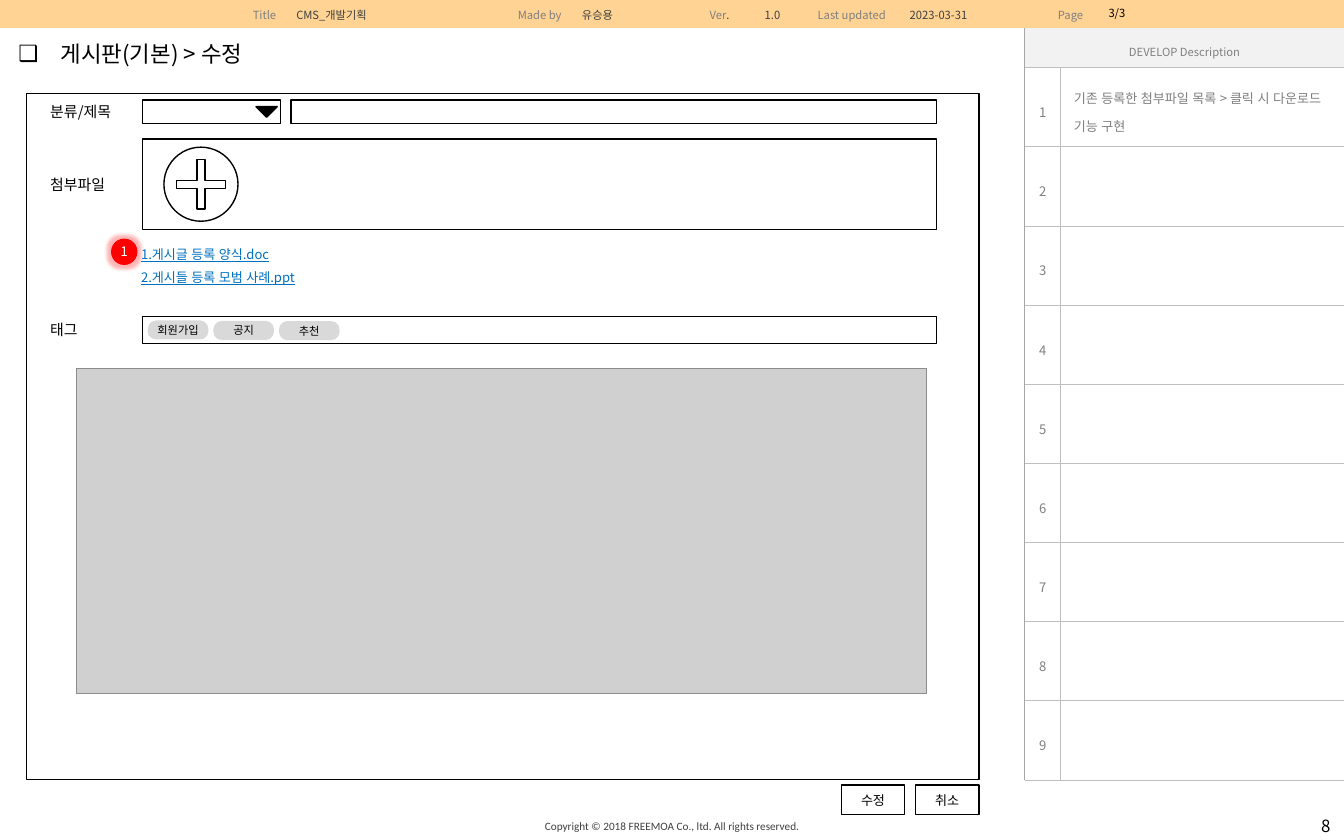
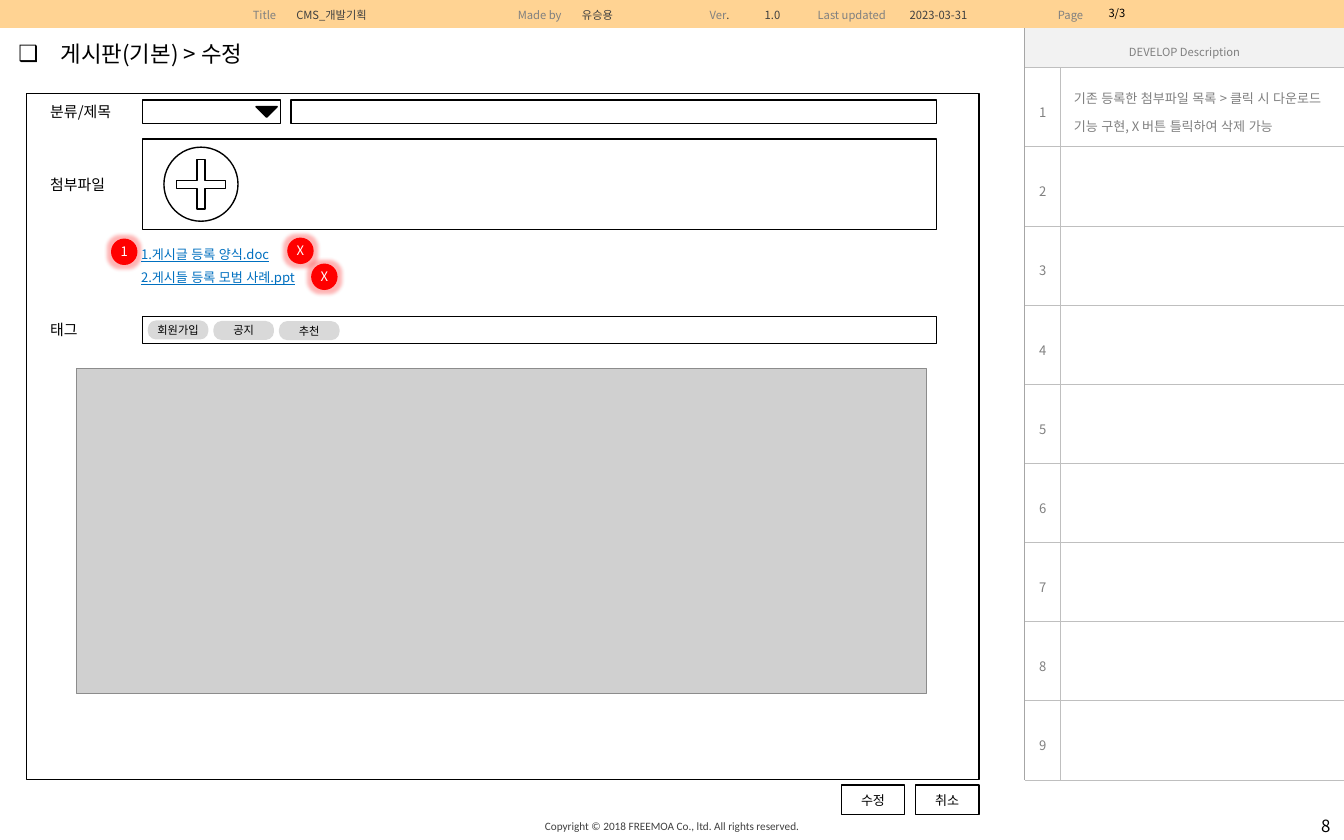
Before and after one commit to Sioria-YU/sioscms, a slide deck: slide 8 of doc/CMS_관리자_화면설계서.pptx. Drawn at 1344x840 pixels with LibreOffice and Linux fonts; fonts in the diff are those of the drawing; grey boxes stand for pictures. Boxes give left, top, right and bottom in pixels: in the first picture for what was removed or moved away, otherwise in the second. Text is boxed around its words. In the diff, an @@ line names an element or a change of style, - is before the commit and + after.

```diff
--- a/doc/CMS_관리자_화면설계서.pptx
+++ b/doc/CMS_관리자_화면설계서.pptx
@@ table at [1024,28,1344,780] @@
-row 2, column 2: 기존 등록한 첨부파일 목록 > 클릭 시 다운로드 기능 구현
+row 2, column 2: 기존 등록한 첨부파일 목록 > 클릭 시 다운로드 기능 구현, X 버튼 틀릭하여 삭제 가능
@@ ellipse added at [288,238,314,265], fill #FF0000 @@
@@ text added at [297,245,304,255], 7 pt, text #FFFFFF @@
+X
@@ ellipse added at [312,263,339,290], fill #FF0000 @@
@@ text added at [321,271,328,281], 7 pt, text #FFFFFF @@
+X
```
Also in this commit, not shown: 7 other slides changed, 5 slides added.
